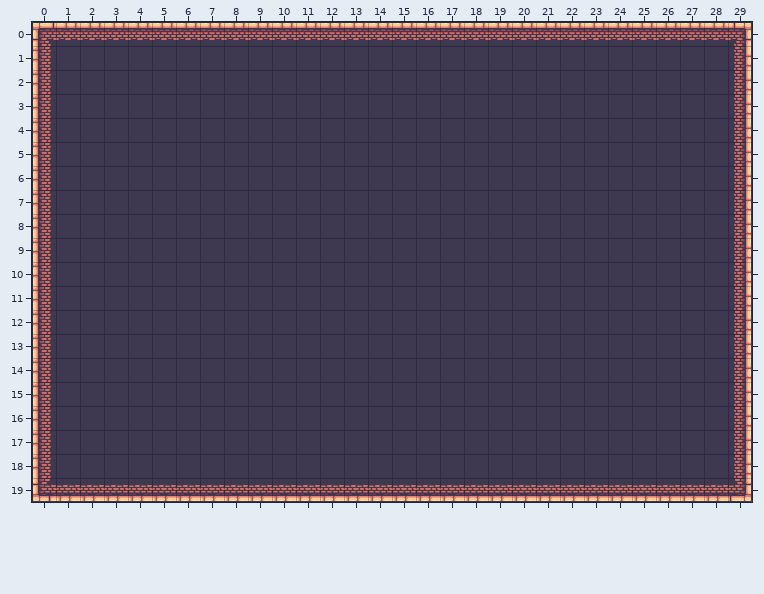
A Tiled map gets an edit: ShadowsOfTomorrow/Content/TileSets/StartMap.tmx. The picture above is the old version.
Cells are 32x32 px. Shown: x 0..29, y 0..19.
Now the later version:
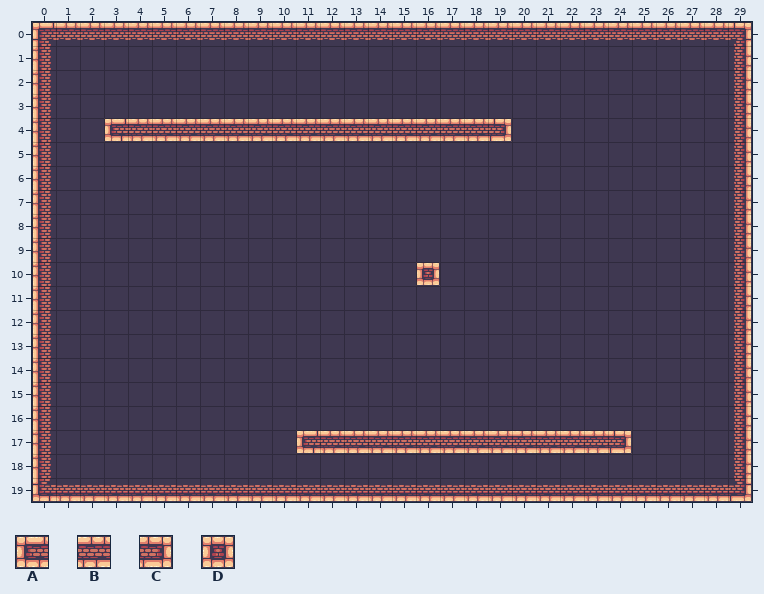
Key: from "Terrain": A 96, B 97, C 98, D 100.
_ is an empty cell.
Tiles of an added or newly shown layer are drawn over the layers below it.
Message: Add platform collision
Change:
Layer "Platforms" (added):
There is now tile A in row 4 at x 3; in row 17 at x 11.
There is now tile B in row 4 at x 4 to 18; in row 17 at x 12 to 23.
There is now tile C in row 4 at x 19; in row 17 at x 24.
There is now tile D in row 10 at x 16.
